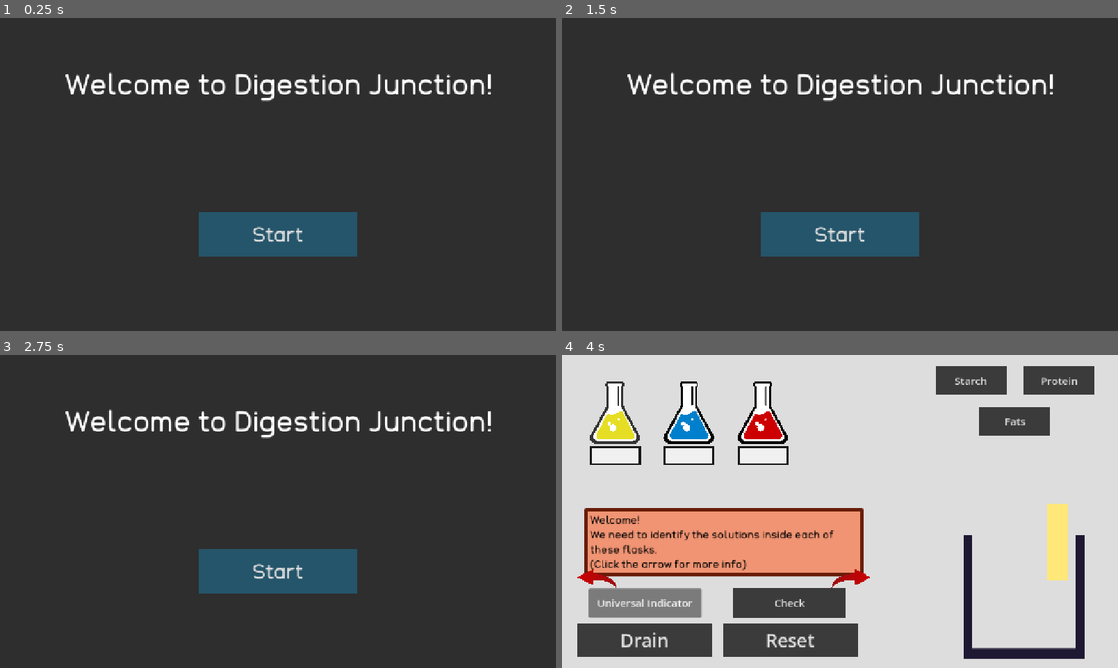
Above: before the commit, frames 1-4 (two rows, left to right).
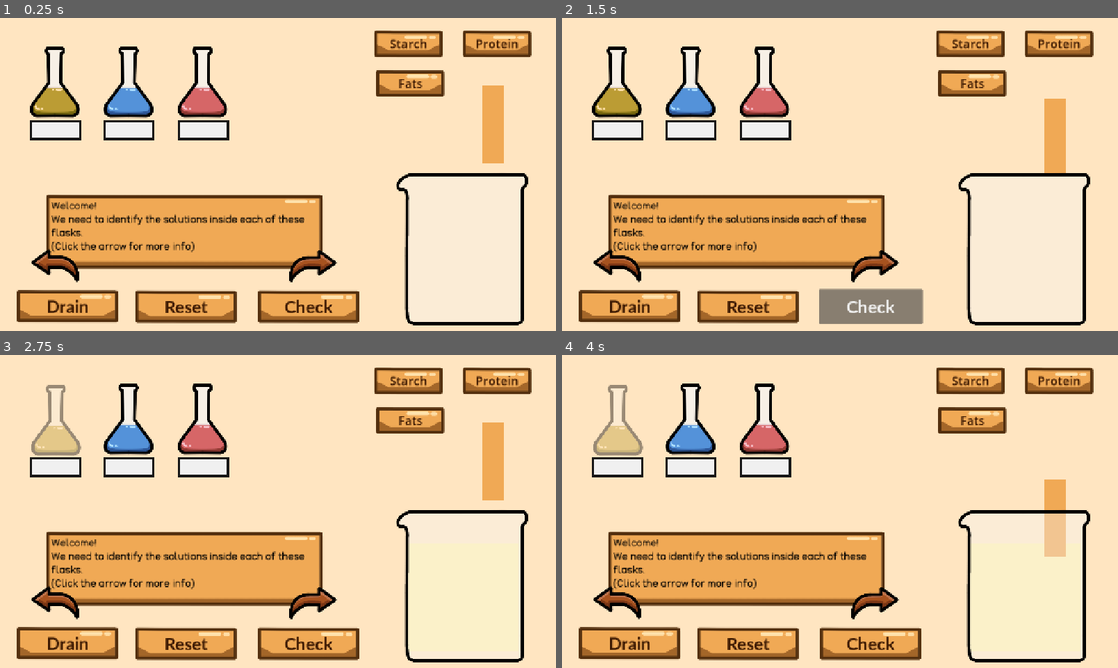
Above: after the commit, the same moments.

Repository: Fae-aof/Digestion-Junction
Game: Godot game, scene res://Levels/level 1.tscn
Same seed, same stepped clock (60 frames per second), same inputs: the game is played once before the commit and once after it. Before the commit the project starts from res://Levels/opening.tscn.
Inputs (mouse positions are in pixels of both pictures, inside the frame that each line leads up to; where the layout moved, square brackets give the same spot in the first picture):
- Up to frame 1 (0.25 s): no input
- Up to frame 2 (1.5 s): click (1056, 124) at 0.52 s; click (873, 305) at 1.25 s, where only the run after the commit has a clickable "Check"
- Up to frame 3 (2.75 s): click (55, 417) at 2.02 s
- Up to frame 4 (4 s): click (840, 570) at 2.75 s, where only the run before the commit has a clickable "Start"; click (1056, 461) [645, 602] at 3.5 s

The runs differ from the first frame. In frame 1, 99% of the frame differs, in the area x 0-100%, y 0-100%; in frame 2, 99%; in frame 3, 99%; in frame 4, 99%.

Commit message:
Drew UI for the solution identification segment
- Drew buttons/text box
- Drew flasks
- Drew checkmark and added it when labels are correct
- Drew beaker
- Added all new assets

Diff:
--- a/digestion-junction/Levels/level 1.tscn
+++ b/digestion-junction/Levels/level 1.tscn
@@ -5,19 +5,9 @@
 [ext_resource type="Resource" uid="uid://cohqmvoosqqoj" path="res://Levels/level 1_solution_list.tres" id="2_a63mx"]
 [ext_resource type="Resource" uid="uid://gre5q4j4wyqe" path="res://Levels/level 1_flask_sprite_list.tres" id="3_540j4"]
 [ext_resource type="FontFile" uid="uid://vr40trl6tfco" path="res://Fonts/CookedSans-Regular.otf" id="4_a63mx"]
-[ext_resource type="Texture2D" uid="uid://dadnwwjlpeg53" path="res://Milestone 1 Sprites/arrow.png" id="5_540j4"]
-
-[sub_resource type="StyleBoxFlat" id="StyleBoxFlat_8vrlf"]
-bg_color = Color(0.94, 0.58154666, 0.4512, 1)
-border_width_left = 8
-border_width_top = 8
-border_width_right = 8
-border_width_bottom = 8
-border_color = Color(0.40951607, 0.11339723, 0.037172053, 1)
-corner_radius_top_left = 4
-corner_radius_top_right = 4
-corner_radius_bottom_right = 4
-corner_radius_bottom_left = 4
+[ext_resource type="StyleBox" uid="uid://dxe7ss00688x1" path="res://Styleboxes/Button Orange.tres" id="5_2hv3t"]
+[ext_resource type="Texture2D" uid="uid://bfgnyi8sbya7r" path="res://Sprites/forward arrow.png" id="7_1bp41"]
+[ext_resource type="Texture2D" uid="uid://bar2076lmp0br" path="res://Sprites/back arrow.png" id="8_bu6x3"]
 
 [node name="Level 1" type="CanvasLayer" unique_id=475761041]
 layer = 2
@@ -25,10 +15,10 @@
 texts = Array[String](["Welcome!
 We need to identify the solutions inside each of these flasks.
 (Click the arrow for more info)", "These solutions have different enzymes that break down different molecules.
-Click on a solution to add it to the beaker. Then add molecules and wait to see which ones change.", "Label the solutions:
-Amylase breaks down Starch
-Protease breaks down Protein
-Lipase breaks down Fats"])
+Click on a solution to add it to the beaker. Then add molecules and wait to see which ones change.", "Label the solutions and press check:
+amylase breaks down starch
+protease breaks down protein
+lipase breaks down fats"])
 
 [node name="Solution Maker" parent="." unique_id=447134398 instance=ExtResource("1_p48sa")]
 solutions_list = ExtResource("2_a63mx")
@@ -36,11 +26,11 @@
 flask_count = 3
 
 [node name="Guide" type="Panel" parent="." unique_id=1112067197]
-offset_left = 51.0
-offset_top = 352.0
-offset_right = 694.0
-offset_bottom = 509.0
-theme_override_styles/panel = SubResource("StyleBoxFlat_8vrlf")
+offset_left = 104.0
+offset_top = 404.0
+offset_right = 747.0
+offset_bottom = 579.0
+theme_override_styles/panel = ExtResource("5_2hv3t")
 
 [node name="MarginContainer" type="MarginContainer" parent="Guide" unique_id=1648582921]
 layout_mode = 1
@@ -59,29 +49,29 @@
 size_flags_vertical = 1
 theme_override_colors/font_color = Color(0, 0, 0, 1)
 theme_override_fonts/font = ExtResource("4_a63mx")
-theme_override_font_sizes/font_size = 25
+theme_override_font_sizes/font_size = 23
 text = "Welcome!
 We need to identify the solutions inside each of these flasks."
 autowrap_mode = 2
 
 [node name="Forward" type="Button" parent="." unique_id=1305440371]
 modulate = Color(0.7956574, 0.7279356, 0.9919309, 1)
-offset_left = 620.0
-offset_top = 491.99997
-offset_right = 2628.0
-offset_bottom = 1509.0
-scale = Vector2(0.045, 0.045)
-icon = ExtResource("5_540j4")
+offset_left = 659.00006
+offset_top = 530.0
+offset_right = 841.00006
+offset_bottom = 652.0
+scale = Vector2(0.66, 0.66)
+icon = ExtResource("7_1bp41")
 flat = true
 
 [node name="Back" type="Button" parent="." unique_id=1176020009]
 modulate = Color(0.7956574, 0.7279356, 0.9919309, 1)
-offset_left = 126.0
-offset_top = 491.99997
-offset_right = 2134.0
-offset_bottom = 1509.0
-scale = Vector2(-0.045, 0.045)
-icon = ExtResource("5_540j4")
+offset_left = 66.0
+offset_top = 529.0
+offset_right = 248.0
+offset_bottom = 651.0
+scale = Vector2(0.66, 0.66)
+icon = ExtResource("8_bu6x3")
 flat = true
 
 [connection signal="pressed" from="Forward" to="." method="_on_forward_pressed"]
--- a/digestion-junction/Levels/level 1_flask_sprite_list.tres
+++ b/digestion-junction/Levels/level 1_flask_sprite_list.tres
@@ -1,13 +1,13 @@
 [gd_resource type="Resource" script_class="sprite_list" format=3 uid="uid://gre5q4j4wyqe"]
 
 [ext_resource type="Script" uid="uid://mkeyn1cfuan6" path="res://Solution Making/Solution List Resource/sprite_list_resource.gd" id="1_20rw6"]
-[ext_resource type="Texture2D" uid="uid://drpk17nam0lxs" path="res://Milestone 1 Sprites/red flask.png" id="2_vo8p3"]
-[ext_resource type="Texture2D" uid="uid://c5ce6v6ivt5qm" path="res://Milestone 1 Sprites/blue flask.png" id="3_hkr7p"]
-[ext_resource type="Texture2D" uid="uid://nci73bi47inx" path="res://Milestone 1 Sprites/yellow flask.png" id="4_ercja"]
+[ext_resource type="Texture2D" uid="uid://dx7ucfg5yfjw8" path="res://Sprites/red flask.png" id="2_20rw6"]
+[ext_resource type="Texture2D" uid="uid://cgf1a58kok4rl" path="res://Sprites/blue flask.png" id="3_vo8p3"]
+[ext_resource type="Texture2D" uid="uid://dvv5bsy2dgg4x" path="res://Sprites/yellow flask.png" id="4_hkr7p"]
 
 [resource]
 script = ExtResource("1_20rw6")
-sprites = Array[Texture]([ExtResource("2_vo8p3"), ExtResource("3_hkr7p"), ExtResource("4_ercja")])
+sprites = Array[Texture]([ExtResource("2_20rw6"), ExtResource("3_vo8p3"), ExtResource("4_hkr7p")])
 colours = Array[String](["ff666653", "98ffff70", "ffff8253"])
 numbers = Array[int]([0, 1, 2])
 metadata/_custom_type_script = "uid://mkeyn1cfuan6"
--- a/digestion-junction/Levels/level 2_flask_sprite_list.tres
+++ b/digestion-junction/Levels/level 2_flask_sprite_list.tres
@@ -1,15 +1,15 @@
 [gd_resource type="Resource" script_class="sprite_list" format=3 uid="uid://ejwsato6eg3h"]
 
 [ext_resource type="Script" uid="uid://mkeyn1cfuan6" path="res://Solution Making/Solution List Resource/sprite_list_resource.gd" id="1_lu1iq"]
-[ext_resource type="Texture2D" uid="uid://drpk17nam0lxs" path="res://Milestone 1 Sprites/red flask.png" id="2_enxrs"]
-[ext_resource type="Texture2D" uid="uid://c5ce6v6ivt5qm" path="res://Milestone 1 Sprites/blue flask.png" id="3_0nqfl"]
-[ext_resource type="Texture2D" uid="uid://nci73bi47inx" path="res://Milestone 1 Sprites/yellow flask.png" id="4_08eru"]
-[ext_resource type="Texture2D" uid="uid://gijwjhqvgcgr" path="res://Milestone 1 Sprites/green flask.png" id="5_srsna"]
-[ext_resource type="Texture2D" uid="uid://cyowm448pm8sg" path="res://Milestone 1 Sprites/purple flask.png" id="6_7a1r0"]
+[ext_resource type="Texture2D" uid="uid://dx7ucfg5yfjw8" path="res://Sprites/red flask.png" id="2_lu1iq"]
+[ext_resource type="Texture2D" uid="uid://cgf1a58kok4rl" path="res://Sprites/blue flask.png" id="3_enxrs"]
+[ext_resource type="Texture2D" uid="uid://dvv5bsy2dgg4x" path="res://Sprites/yellow flask.png" id="4_0nqfl"]
+[ext_resource type="Texture2D" uid="uid://bik02lfax13rg" path="res://Sprites/green flask.png" id="5_08eru"]
+[ext_resource type="Texture2D" uid="uid://bq7cypmb64anf" path="res://Sprites/purple flask.png" id="6_srsna"]
 
 [resource]
 script = ExtResource("1_lu1iq")
-sprites = Array[Texture]([ExtResource("2_enxrs"), ExtResource("3_0nqfl"), ExtResource("4_08eru"), ExtResource("5_srsna"), ExtResource("6_7a1r0")])
+sprites = Array[Texture]([ExtResource("2_lu1iq"), ExtResource("3_enxrs"), ExtResource("4_0nqfl"), ExtResource("5_08eru"), ExtResource("6_srsna")])
 colours = Array[String](["ff666653", "98ffff70", "ffff8253", "8aff8c53", "ff9dff53"])
 numbers = Array[int]([0, 1, 2, 3, 4])
 metadata/_custom_type_script = "uid://mkeyn1cfuan6"
--- a/digestion-junction/Levels/level 3_flask_sprite_list.tres
+++ b/digestion-junction/Levels/level 3_flask_sprite_list.tres
@@ -1,15 +1,16 @@
 [gd_resource type="Resource" script_class="sprite_list" format=3 uid="uid://csf1bpmit2aay"]
 
 [ext_resource type="Script" uid="uid://mkeyn1cfuan6" path="res://Solution Making/Solution List Resource/sprite_list_resource.gd" id="1_4ugtg"]
-[ext_resource type="Texture2D" uid="uid://drpk17nam0lxs" path="res://Milestone 1 Sprites/red flask.png" id="2_1u3gr"]
-[ext_resource type="Texture2D" uid="uid://c5ce6v6ivt5qm" path="res://Milestone 1 Sprites/blue flask.png" id="3_jro57"]
-[ext_resource type="Texture2D" uid="uid://nci73bi47inx" path="res://Milestone 1 Sprites/yellow flask.png" id="4_86tju"]
-[ext_resource type="Texture2D" uid="uid://gijwjhqvgcgr" path="res://Milestone 1 Sprites/green flask.png" id="5_d2ctf"]
-[ext_resource type="Texture2D" uid="uid://cyowm448pm8sg" path="res://Milestone 1 Sprites/purple flask.png" id="6_4hwrk"]
+[ext_resource type="Texture2D" uid="uid://dx7ucfg5yfjw8" path="res://Sprites/red flask.png" id="2_1u3gr"]
+[ext_resource type="Texture2D" uid="uid://cgf1a58kok4rl" path="res://Sprites/blue flask.png" id="3_jro57"]
+[ext_resource type="Texture2D" uid="uid://dvv5bsy2dgg4x" path="res://Sprites/yellow flask.png" id="4_86tju"]
+[ext_resource type="Texture2D" uid="uid://bik02lfax13rg" path="res://Sprites/green flask.png" id="5_d2ctf"]
+[ext_resource type="Texture2D" uid="uid://bq7cypmb64anf" path="res://Sprites/purple flask.png" id="6_4hwrk"]
+[ext_resource type="Texture2D" uid="uid://1t8bu42w3jd2" path="res://Sprites/orange flask.png" id="7_825qi"]
 
 [resource]
 script = ExtResource("1_4ugtg")
-sprites = Array[Texture]([ExtResource("2_1u3gr"), ExtResource("3_jro57"), ExtResource("4_86tju"), ExtResource("5_d2ctf"), ExtResource("6_4hwrk"), ExtResource("4_86tju"), ExtResource("5_d2ctf")])
+sprites = Array[Texture]([ExtResource("2_1u3gr"), ExtResource("3_jro57"), ExtResource("4_86tju"), ExtResource("5_d2ctf"), ExtResource("6_4hwrk"), ExtResource("7_825qi"), ExtResource("5_d2ctf")])
 colours = Array[String](["ff666653", "98ffff70", "ffff8253", "8aff8c53", "ff9dff53", "ffff8253", "8aff8c53"])
 numbers = Array[int]([0, 1, 2, 3, 4, 5, 6])
 metadata/_custom_type_script = "uid://mkeyn1cfuan6"
--- a/digestion-junction/Solution Making/container.tscn
+++ b/digestion-junction/Solution Making/container.tscn
@@ -1,12 +1,12 @@
 [gd_scene format=3 uid="uid://bkcfulmrtllt3"]
 
-[ext_resource type="Texture2D" uid="uid://cskwc38twhk2s" path="res://Milestone 1 Sprites/Container.png" id="1_652q0"]
+[ext_resource type="Texture2D" uid="uid://cwyl2hykjbuw3" path="res://Sprites/beaker.png" id="1_652q0"]
 
 [node name="Container" type="Node2D" unique_id=1660461192]
 
 [node name="Sprite2D" type="Sprite2D" parent="." unique_id=1140100629]
 position = Vector2(0, -21.74999)
-scale = Vector2(1.3164063, 1.486328)
+scale = Vector2(0.66, 0.66)
 texture = ExtResource("1_652q0")
 
 [node name="StaticBody2D" type="StaticBody2D" parent="." unique_id=1005689041]
@@ -14,4 +14,4 @@
 [node name="CollisionPolygon2D" type="CollisionPolygon2D" parent="StaticBody2D" unique_id=1092906411]
 position = Vector2(0, -21.28241)
 scale = Vector2(1.3164063, 1.443042)
-polygon = PackedVector2Array(110, -92.2, 88, -89.8, 87.35904, 84.73932, -80.52225, 84.73932, -84, -89.8, -106, -92.2, -106, 108, 109, 106, 112, 106, 110, -89)
+polygon = PackedVector2Array(108.629074, -110.681175, 97.23441, -116.918, 94.95548, 108.30065, -85.08011, 107.60767, -88.878334, -115.53204, -105.59049, -107.90925, -95.715126, -96.82156, -91.157265, 105.52873, -85.08011, 113.8445, 99.51334, 114.537476, 101.792274, 108.30065, 101.792274, -91.27772)
--- a/digestion-junction/Solution Making/flask.gd
+++ b/digestion-junction/Solution Making/flask.gd
@@ -2,6 +2,7 @@
 
 @onready var button: Button = $Button
 @onready var flask_label: TextEdit = $Flask_Label
+@onready var checkmark: Sprite2D = $Check
 
 @onready var correct_stylebox = preload("res://Styleboxes/Text Input Correct.tres")
 
@@ -24,3 +25,4 @@
 		correct = true
 		flask_label.add_theme_stylebox_override("normal", correct_stylebox)
 		flask_label.editable = false
+		checkmark.show()
--- a/digestion-junction/Solution Making/flask.tscn
+++ b/digestion-junction/Solution Making/flask.tscn
@@ -1,8 +1,9 @@
 [gd_scene format=3 uid="uid://dimxi3m5j4egk"]
 
-[ext_resource type="Texture2D" uid="uid://cyowm448pm8sg" path="res://Milestone 1 Sprites/purple flask.png" id="1_6lpsm"]
 [ext_resource type="Script" uid="uid://diuhexep1v0y0" path="res://Solution Making/flask.gd" id="1_xwkdq"]
+[ext_resource type="Texture2D" uid="uid://cgf1a58kok4rl" path="res://Sprites/blue flask.png" id="2_afk7r"]
 [ext_resource type="StyleBox" uid="uid://cab7kik7st1l2" path="res://Styleboxes/Text Input White.tres" id="3_afk7r"]
+[ext_resource type="Texture2D" uid="uid://dojraq2tyuwea" path="res://Sprites/check.png" id="4_al0mr"]
 
 [sub_resource type="StyleBoxFlat" id="StyleBoxFlat_xwkdq"]
 bg_color = Color(0.23248088, 0.23248094, 0.2324808, 1)
@@ -12,15 +13,17 @@
 anchors_preset = 0
 scale = Vector2(0.8657316, 0.8657316)
 script = ExtResource("1_xwkdq")
+solution = null
+colour = null
 
 [node name="Button" type="Button" parent="." unique_id=1036176505]
 layout_mode = 1
-offset_right = 2094.0
-offset_bottom = 2400.0
-scale = Vector2(0.05912179, 0.05912179)
+offset_right = 188.0
+offset_bottom = 256.0
+scale = Vector2(0.66, 0.66)
 theme_override_font_sizes/font_size = 31
 theme_override_styles/normal = SubResource("StyleBoxFlat_xwkdq")
-icon = ExtResource("1_6lpsm")
+icon = ExtResource("2_afk7r")
 flat = true
 
 [node name="Flask_Label" type="TextEdit" parent="." unique_id=1944473318]
@@ -28,9 +31,10 @@
 anchors_preset = 4
 anchor_top = 0.5
 anchor_bottom = 0.5
-offset_top = 147.0
-offset_right = 149.0
-offset_bottom = 204.0
+offset_left = 4.62037
+offset_top = 173.26387
+offset_right = 153.62038
+offset_bottom = 230.26387
 grow_vertical = 2
 scale = Vector2(0.7882905, 0.7882905)
 theme_override_colors/search_result_color = Color(0, 0, 0, 1)
@@ -38,4 +42,10 @@
 theme_override_font_sizes/font_size = 24
 theme_override_styles/normal = ExtResource("3_afk7r")
 
+[node name="Check" type="Sprite2D" parent="." unique_id=473963715]
+visible = false
+position = Vector2(110.88887, 205.60645)
+scale = Vector2(0.34, 0.34)
+texture = ExtResource("4_al0mr")
+
 [connection signal="pressed" from="Button" to="." method="_on_button_pressed"]
--- a/digestion-junction/Solution Making/solution_maker.tscn
+++ b/digestion-junction/Solution Making/solution_maker.tscn
@@ -1,19 +1,21 @@
 [gd_scene format=3 uid="uid://dt11t02dlt8ws"]
 
 [ext_resource type="Script" uid="uid://bkhst1y0o17i8" path="res://Solution Making/solution_maker.gd" id="1_l5vax"]
+[ext_resource type="FontFile" uid="uid://7plxl34vckcd" path="res://Fonts/lato/Lato-Bold.ttf" id="3_8wuea"]
+[ext_resource type="StyleBox" uid="uid://dxe7ss00688x1" path="res://Styleboxes/Button Orange.tres" id="4_8wuea"]
 [ext_resource type="PackedScene" uid="uid://bkcfulmrtllt3" path="res://Solution Making/container.tscn" id="4_g6usb"]
 [ext_resource type="PackedScene" uid="uid://co71wxdgxlkv" path="res://Spawner/spawner.tscn" id="6_jpax7"]
 [ext_resource type="Script" uid="uid://ce82we7ramni1" path="res://Solution Making/universal_indicator.gd" id="7_8wuea"]
 [ext_resource type="Gradient" uid="uid://dyd8mll2054le" path="res://Solution Making/pH Gradient.tres" id="8_hxh3l"]
 
 [sub_resource type="StyleBoxFlat" id="StyleBoxFlat_1vivr"]
-bg_color = Color(0.8672607, 0.8672607, 0.86726046, 1)
+bg_color = Color(1, 0.8980392, 0.75686276, 1)
+
+[sub_resource type="RectangleShape2D" id="RectangleShape2D_1vivr"]
+size = Vector2(47, 178)
 
 [sub_resource type="StyleBoxFlat" id="StyleBoxFlat_d2d64"]
 bg_color = Color(0.23248088, 0.23248094, 0.2324808, 1)
-
-[sub_resource type="RectangleShape2D" id="RectangleShape2D_1vivr"]
-size = Vector2(47, 178)
 
 [node name="Solution Maker" type="CanvasLayer" unique_id=447134398 groups=["indicator"]]
 script = ExtResource("1_l5vax")
@@ -27,27 +29,28 @@
 theme_override_styles/panel = SubResource("StyleBoxFlat_1vivr")
 
 [node name="Solution Marker" type="Marker2D" parent="." unique_id=579162519]
-position = Vector2(1065, 687)
-
-[node name="Container" parent="." unique_id=1660461192 instance=ExtResource("4_g6usb")]
-position = Vector2(1061, 566)
+position = Vector2(1065, 692)
 
 [node name="Drain" type="Button" parent="." unique_id=783053967]
-offset_left = 35.0
-offset_top = 618.0
-offset_right = 345.0
-offset_bottom = 695.0
-theme_override_font_sizes/font_size = 42
-theme_override_styles/normal = SubResource("StyleBoxFlat_d2d64")
+offset_left = 36.0
+offset_top = 623.0
+offset_right = 276.0
+offset_bottom = 703.0
+theme_override_colors/font_color = Color(0.23685831, 0.10008205, 0.008791575, 1)
+theme_override_fonts/font = ExtResource("3_8wuea")
+theme_override_font_sizes/font_size = 40
+theme_override_styles/normal = ExtResource("4_8wuea")
 text = "Drain"
 
 [node name="Reset" type="Button" parent="." unique_id=268417150]
-offset_left = 370.0
-offset_top = 618.0
-offset_right = 680.0
-offset_bottom = 695.0
-theme_override_font_sizes/font_size = 42
-theme_override_styles/normal = SubResource("StyleBoxFlat_d2d64")
+offset_left = 309.0
+offset_top = 624.0
+offset_right = 549.0
+offset_bottom = 704.0
+theme_override_colors/font_color = Color(0.23529412, 0.09803922, 0.007843138, 1)
+theme_override_fonts/font = ExtResource("3_8wuea")
+theme_override_font_sizes/font_size = 40
+theme_override_styles/normal = ExtResource("4_8wuea")
 text = "Reset"
 
 [node name="Universal Indicator" type="Area2D" parent="." unique_id=2016146752]
@@ -56,14 +59,32 @@
 pH_gradient = ExtResource("8_hxh3l")
 
 [node name="ColorRect" type="ColorRect" parent="Universal Indicator" unique_id=1051076158]
-offset_right = 47.0
-offset_bottom = 178.0
-color = Color(1, 0.90418726, 0.47422165, 1)
+offset_left = -5.0
+offset_top = -54.0
+offset_right = 42.0
+offset_bottom = 124.0
+color = Color(0.9411765, 0.6627451, 0.33333334, 1)
 
 [node name="CollisionShape2D" type="CollisionShape2D" parent="Universal Indicator" unique_id=140059291]
 visible = false
 position = Vector2(24, 89)
 shape = SubResource("RectangleShape2D_1vivr")
+
+[node name="pH button" type="Button" parent="." unique_id=1555454218]
+anchors_preset = 1
+anchor_left = 1.0
+anchor_right = 1.0
+offset_left = -167.0
+offset_top = 153.0
+offset_right = -119.0
+offset_bottom = 336.0
+grow_horizontal = 0
+theme_override_font_sizes/font_size = 24
+theme_override_styles/normal = SubResource("StyleBoxFlat_d2d64")
+flat = true
+
+[node name="Container" parent="." unique_id=1660461192 instance=ExtResource("4_g6usb")]
+position = Vector2(1063, 554)
 
 [node name="Spawner" parent="." unique_id=261790585 instance=ExtResource("6_jpax7")]
 position = Vector2(1056, 309)
@@ -77,8 +98,9 @@
 offset_right = -257.0
 offset_bottom = 93.0
 grow_horizontal = 0
-theme_override_font_sizes/font_size = 24
-theme_override_styles/normal = SubResource("StyleBoxFlat_d2d64")
+theme_override_colors/font_color = Color(0.23529412, 0.09803922, 0.007843138, 1)
+theme_override_font_sizes/font_size = 28
+theme_override_styles/normal = ExtResource("4_8wuea")
 text = "Starch"
 
 [node name="Protein button" type="Button" parent="." unique_id=2125614504]
@@ -90,48 +112,38 @@
 offset_right = -53.0
 offset_bottom = 93.0
 grow_horizontal = 0
-theme_override_font_sizes/font_size = 24
-theme_override_styles/normal = SubResource("StyleBoxFlat_d2d64")
+theme_override_colors/font_color = Color(0.23529412, 0.09803922, 0.007843138, 1)
+theme_override_font_sizes/font_size = 28
+theme_override_styles/normal = ExtResource("4_8wuea")
 text = "Protein"
 
 [node name="Fats button" type="Button" parent="." unique_id=477598013]
 anchors_preset = 1
 anchor_left = 1.0
 anchor_right = 1.0
-offset_left = -319.0
-offset_top = 119.0
-offset_right = -155.0
-offset_bottom = 186.0
+offset_left = -417.0
+offset_top = 117.0
+offset_right = -253.0
+offset_bottom = 184.0
 grow_horizontal = 0
-theme_override_font_sizes/font_size = 24
-theme_override_styles/normal = SubResource("StyleBoxFlat_d2d64")
+theme_override_colors/font_color = Color(0.23529412, 0.09803922, 0.007843138, 1)
+theme_override_font_sizes/font_size = 28
+theme_override_styles/normal = ExtResource("4_8wuea")
 text = "Fats"
-
-[node name="pH button" type="Button" parent="." unique_id=1555454218]
-anchors_preset = 1
-anchor_left = 1.0
-anchor_right = 1.0
-offset_left = -1218.0
-offset_top = 537.0
-offset_right = -959.0
-offset_bottom = 604.0
-grow_horizontal = 0
-theme_override_font_sizes/font_size = 24
-theme_override_styles/normal = SubResource("StyleBoxFlat_d2d64")
-text = "Universal Indicator
-"
 
 [node name="Check" type="Button" parent="." unique_id=1910668217]
 anchors_preset = 1
 anchor_left = 1.0
 anchor_right = 1.0
-offset_left = -885.0
-offset_top = 537.0
-offset_right = -626.0
-offset_bottom = 604.0
+offset_left = -689.0
+offset_top = 624.0
+offset_right = -449.0
+offset_bottom = 704.0
 grow_horizontal = 0
-theme_override_font_sizes/font_size = 24
-theme_override_styles/normal = SubResource("StyleBoxFlat_d2d64")
+theme_override_colors/font_color = Color(0.23529412, 0.09803922, 0.007843138, 1)
+theme_override_fonts/font = ExtResource("3_8wuea")
+theme_override_font_sizes/font_size = 40
+theme_override_styles/normal = ExtResource("4_8wuea")
 text = "Check"
 
 [node name="Next Level" type="Button" parent="." unique_id=739469835]
--- a/digestion-junction/Solution Making/universal_indicator.gd
+++ b/digestion-junction/Solution Making/universal_indicator.gd
@@ -4,19 +4,29 @@
 
 @onready var color_rect: ColorRect = $ColorRect
 
+var moving = false
+
 func move_down(pH : int):
-	var original_position = global_position
-	var target_position = global_position + Vector2(0, 150)
-	var gradient_value : float = float(pH)/14
-	var target_colour = pH_gradient.sample(gradient_value)
-	var tween = create_tween()
-	tween.tween_property(self, "global_position", target_position, 0.5)
-	tween.tween_property(color_rect, "color", target_colour, 0.2)
-	tween.tween_property(self, "global_position", original_position, 0.5)
+	if !moving:
+		moving = true
+		var original_position = global_position
+		var target_position = global_position + Vector2(0, 150)
+		var gradient_value : float = float(pH)/14
+		var target_colour = pH_gradient.sample(gradient_value)
+		var tween = create_tween()
+		tween.tween_property(self, "global_position", target_position, 0.5)
+		tween.tween_property(color_rect, "color", target_colour, 0.2)
+		tween.tween_property(self, "global_position", original_position, 0.5)
+		await get_tree().create_timer(1).timeout
+		moving = false
 
 func move():
-	var original_position = global_position
-	var target_position = global_position + Vector2(0, 150)
-	var tween = create_tween()
-	tween.tween_property(self, "global_position", target_position, 0.5)
-	tween.tween_property(self, "global_position", original_position, 0.5)
+	if !moving:
+		moving = true
+		var original_position = global_position
+		var target_position = global_position + Vector2(0, 150)
+		var tween = create_tween()
+		tween.tween_property(self, "global_position", target_position, 0.5)
+		tween.tween_property(self, "global_position", original_position, 0.5)
+		await get_tree().create_timer(1).timeout
+		moving = false
--- /dev/null
+++ b/digestion-junction/Styleboxes/Button Orange.tres
@@ -0,0 +1,14 @@
+[gd_resource type="StyleBoxTexture" format=3 uid="uid://dxe7ss00688x1"]
+
+[ext_resource type="Texture2D" uid="uid://cbnsjrs8pttoo" path="res://Sprites/Button.png" id="1_sxdcg"]
+
+[resource]
+content_margin_left = 0.0
+content_margin_top = 0.0
+content_margin_right = 0.0
+content_margin_bottom = 0.0
+texture = ExtResource("1_sxdcg")
+texture_margin_left = 40.0
+texture_margin_top = 30.0
+texture_margin_right = 100.0
+texture_margin_bottom = 30.0
--- a/digestion-junction/project.godot
+++ b/digestion-junction/project.godot
@@ -11,7 +11,7 @@
 [application]
 
 config/name="Digestion Junction"
-run/main_scene="uid://pq51ax110xmx"
+run/main_scene="uid://c12vrsmq8fspc"
 config/features=PackedStringArray("4.7", "GL Compatibility")
 config/icon="res://icon.svg"
 
Binary file added: digestion-junction/Fonts/lato/Lato-Black.ttf
Not shown, added: digestion-junction/Fonts/lato/Lato-Black.ttf.import
Binary file added: digestion-junction/Fonts/lato/Lato-BlackItalic.ttf
Not shown, added: digestion-junction/Fonts/lato/Lato-BlackItalic.ttf.import
Binary file added: digestion-junction/Fonts/lato/Lato-Bold.ttf
Not shown, added: digestion-junction/Fonts/lato/Lato-Bold.ttf.import
Binary file added: digestion-junction/Fonts/lato/Lato-BoldItalic.ttf
Not shown, added: digestion-junction/Fonts/lato/Lato-BoldItalic.ttf.import
Binary file added: digestion-junction/Fonts/lato/Lato-Hairline.ttf
Not shown, added: digestion-junction/Fonts/lato/Lato-Hairline.ttf.import
Binary file added: digestion-junction/Fonts/lato/Lato-HairlineItalic.ttf
Not shown, added: digestion-junction/Fonts/lato/Lato-HairlineItalic.ttf.import
(and 51 more such lines)
